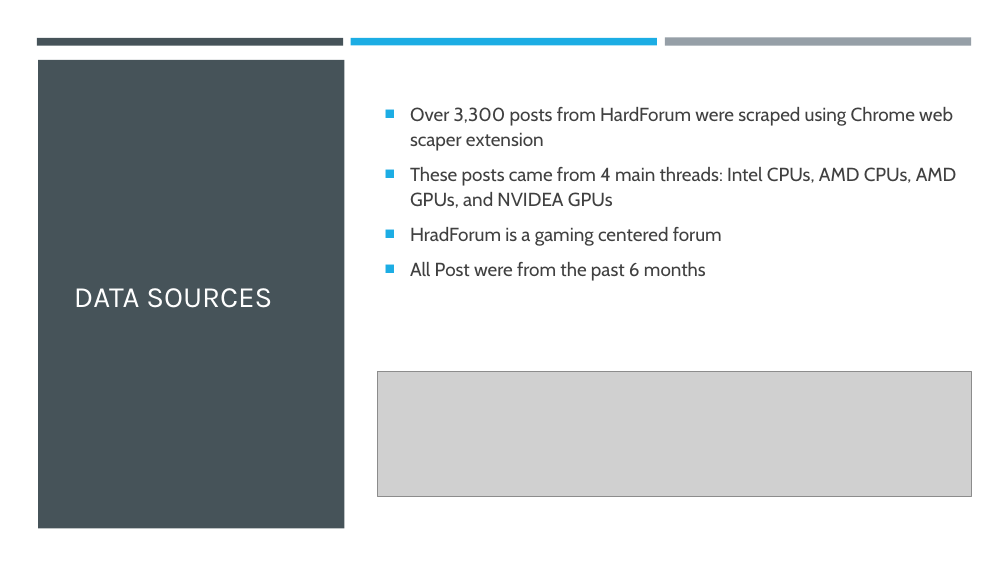
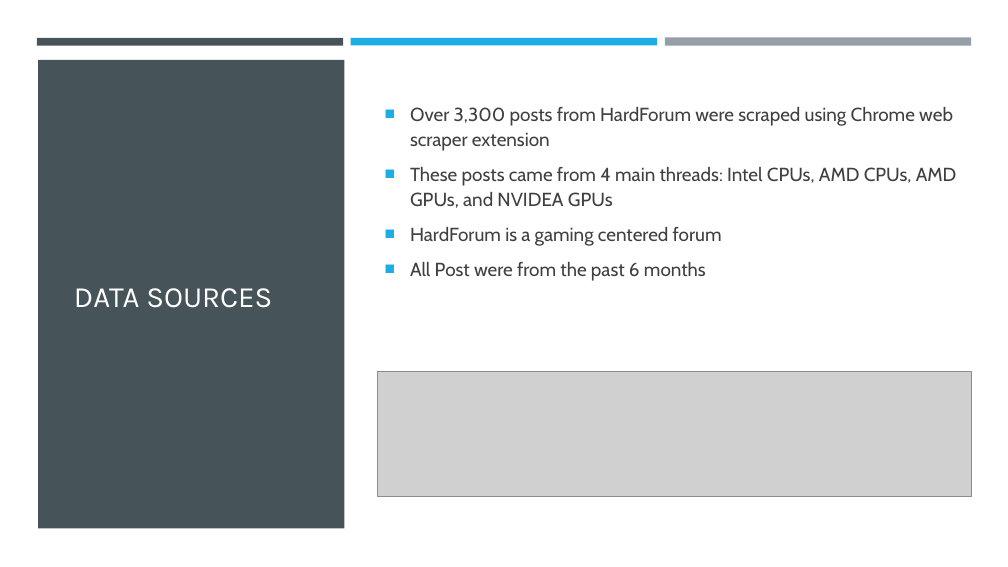
Before and after one commit to tsbloxsom/AMD-forums-project, a slide deck: slide 3 of product comparisons PP.pptx. Drawn at 1008x567 pixels with LibreOffice and Linux fonts; fonts in the diff are those of the drawing; grey boxes stand for pictures. Boxes give left, top, right and bottom in pixels: in the first picture for what was removed or moved away, otherwise in the second. Text is boxed around its words. In the diff, an @@ line names an element or a change of style, - is before the commit and + after.

Commit message:
update PP

```diff
--- a/product comparisons PP.pptx
+++ b/product comparisons PP.pptx
@@ text at (410, 107, 953, 151): text changed @@
-■ Over 3,300 posts from HardForum were scraped using Chrome web scaper extension
+■ Over 3,300 posts from HardForum were scraped using Chrome web scraper extension
@@ text at (410, 227, 722, 246): text changed @@
-■ HradForum is a gaming centered forum
+■ HardForum is a gaming centered forum
```
Also in this commit, not shown: 2 other slides changed.
